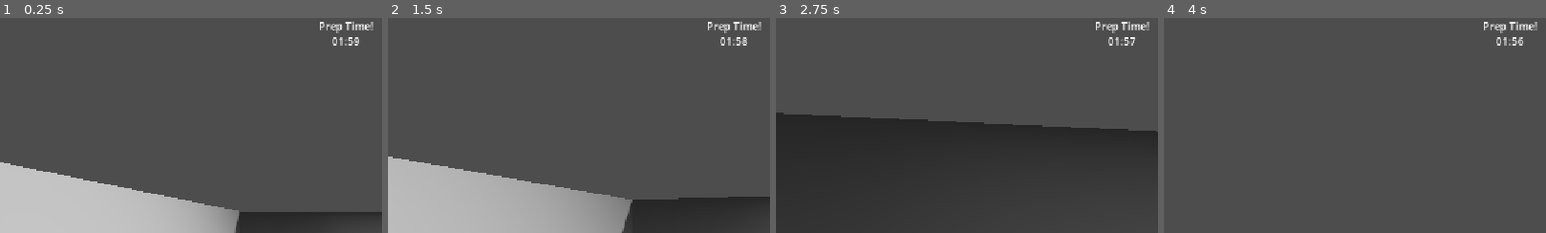
Above: before the commit, frames 1-4 (left to right).
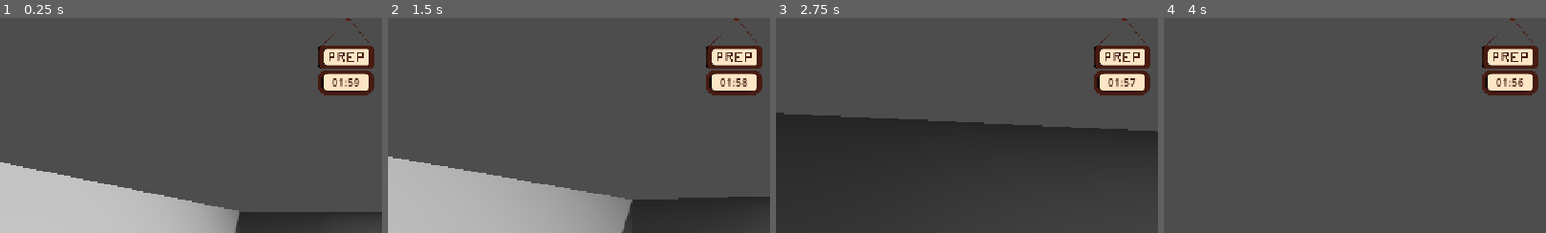
Above: after the commit, the same moments.

Repository: AlexLietha/Slacker
Game: Godot game, scene res://Scenes/test.tscn
The game is run twice, just before and just after one commit, with the same random seed, the same clock (stepped at 60 frames per second) and the same inputs.
Inputs (mouse positions are % of the whole screen's width and height, from its top left):
- Up to frame 1 (0.25 s): no input
- Up to frame 2 (1.5 s): tap Enter (ui_accept) at 0.5, 0.77 s; move the mouse to (55, 50) at 0.52 s; hold W (moveForward) from 0.53 s (still down); right-click (55, 50) at 0.6 s; move the mouse to (45, 50) at 1.27 s; tap E (interact) at 1.35 s
- Up to frame 3 (2.75 s): keep holding W (moveForward); tap Enter (ui_accept) at 1.52 s; move the mouse to (52, 48) at 2.02 s; tap ` (reassignRoles) at 2.1 s
- Up to frame 4 (4 s): keep holding W (moveForward); move the mouse to (49, 52) at 2.77 s; right-click (49, 52) at 2.85 s; tap Enter (ui_accept) at 3.02, 3.5, 3.77 s; move the mouse to (57, 51) at 3.52 s; tap E (interact) at 3.6 s
The pictures show only the part of the screen within x 5-55%, y 0-50%; the shares and areas given below are measured in that part.

The runs differ from the first frame. In frame 1, 3.7% of the frame differs, in the area x 83-98%, y 0-36%; in frame 2, 3.8%; in frame 3, 3.7%; in frame 4, 3.7%.

Commit message:
Updated the timer to use the new UI assets
Highly recommend fixing the code later future aidan

Diff:
--- a/slacker/Scripts/round_timer.gd
+++ b/slacker/Scripts/round_timer.gd
@@ -4,9 +4,11 @@
 #		Please do a state machine for the rounds instead
 #		- xoxo pookie bear aidan
 
-@onready var clock = $"../Clock"
+@onready var clock = $"../ClockUI/Clock"
 @onready var round_title = $"../Round Title"
 @onready var timer = $"."
+@onready var prep_sign = $"../PrepSign"
+@onready var open_sign = $"../OpenSign"
 
 @export var round_name = ["Prep Time!", "Get to Work!"]
 @export var round_time = [120,480]
@@ -22,17 +24,19 @@
 	var second = int(time_left) % 60
 	return [minute, second]
 
-func set_round_name(name):
-	round_title.text = name
+#func set_round_name(name):
+	#round_title.text = name
 
 func get_round_name():
 	return round_title.text
 
 func set_next_round():
-	set_round_name(round_name[round_num])
+	#set_round_name(round_name[round_num])
 	timer.start(round_time[round_num])
 	if round_num == 1:
 		OrderSpawner.StartSpawningOrder()
+		prep_sign.hide()
+		open_sign.show()
 	round_num += 1
 
 func _process(delta):
--- a/slacker/UI/TimerUI.tscn
+++ b/slacker/UI/TimerUI.tscn
@@ -1,6 +1,9 @@
 [gd_scene format=3 uid="uid://d22fn703npu4r"]
 
 [ext_resource type="Script" uid="uid://cw0gg0ysw8vax" path="res://Scripts/round_timer.gd" id="1_e887x"]
+[ext_resource type="Texture2D" uid="uid://cn3emvwfnr4s3" path="res://UI/timer_v1.png" id="1_unr6p"]
+[ext_resource type="Texture2D" uid="uid://bv4s2xaw7vbhl" path="res://UI/open_sign_v1.png" id="2_qr5el"]
+[ext_resource type="Texture2D" uid="uid://cmgnxv13cvxy5" path="res://UI/prep_sign_v1.png" id="3_eaqiy"]
 
 [node name="TimerUI" type="Control" unique_id=1773043747]
 layout_mode = 3
@@ -10,10 +13,40 @@
 grow_horizontal = 2
 grow_vertical = 2
 
+[node name="ClockUI" type="TextureRect" parent="." unique_id=1047014232]
+layout_mode = 1
+anchors_preset = 5
+anchor_left = 0.5
+anchor_right = 0.5
+offset_left = -42.0
+offset_top = 78.0
+offset_right = 43.0
+offset_bottom = 118.0
+grow_horizontal = 2
+texture = ExtResource("1_unr6p")
+expand_mode = 1
+stretch_mode = 4
+
+[node name="Clock" type="Label" parent="ClockUI" unique_id=791024713]
+layout_mode = 1
+anchors_preset = 5
+anchor_left = 0.5
+anchor_right = 0.5
+offset_left = -21.5
+offset_top = 7.0
+offset_right = 20.5
+offset_bottom = 30.0
+grow_horizontal = 2
+theme_override_colors/font_color = Color(0.2784314, 0.105882354, 0.06666667, 1)
+text = "00:00"
+horizontal_alignment = 1
+vertical_alignment = 1
+
 [node name="Timer" type="Timer" parent="." unique_id=1553168828]
 script = ExtResource("1_e887x")
 
 [node name="Round Title" type="Label" parent="." unique_id=513478503]
+visible = false
 layout_mode = 1
 anchors_preset = 5
 anchor_left = 0.5
@@ -25,16 +58,28 @@
 text = "Round Name"
 horizontal_alignment = 1
 
-[node name="Clock" type="Label" parent="." unique_id=791024713]
+[node name="OpenSign" type="TextureRect" parent="." unique_id=1376146018]
 layout_mode = 1
 anchors_preset = 5
 anchor_left = 0.5
 anchor_right = 0.5
-offset_left = -20.0
-offset_top = 23.0
-offset_right = 20.0
-offset_bottom = 46.0
+offset_left = -42.5
+offset_right = 42.5
+offset_bottom = 85.0
 grow_horizontal = 2
-text = "00:00"
-horizontal_alignment = 1
-vertical_alignment = 1
+texture = ExtResource("2_qr5el")
+expand_mode = 1
+stretch_mode = 4
+
+[node name="PrepSign" type="TextureRect" parent="." unique_id=125862960]
+layout_mode = 1
+anchors_preset = 5
+anchor_left = 0.5
+anchor_right = 0.5
+offset_left = -42.5
+offset_right = 42.5
+offset_bottom = 85.0
+grow_horizontal = 2
+texture = ExtResource("3_eaqiy")
+expand_mode = 1
+stretch_mode = 4
--- a/slacker/environmentmodelscenes/shelf.tscn
+++ b/slacker/environmentmodelscenes/shelf.tscn
@@ -1,34 +1,40 @@
 [gd_scene format=3 uid="uid://mrbh1vscglx7"]
 
 [ext_resource type="PackedScene" uid="uid://dj300s48akkxb" path="res://models/environment assets/shelf_a.fbx" id="1_pj5l3"]
-[ext_resource type="Material" uid="uid://7g1p7xighxpe" path="res://Scenes/environmentmodelscenes/worktablebasematerial.tres" id="2_6rx2y"]
-[ext_resource type="Material" uid="uid://b4lk6dw40se6f" path="res://Scenes/environmentmodelscenes/basewhite.tres" id="3_kp0jx"]
+[ext_resource type="Material" uid="uid://7g1p7xighxpe" path="res://environmentmodelscenes/worktablebasematerial.tres" id="2_6rx2y"]
+[ext_resource type="Material" uid="uid://b4lk6dw40se6f" path="res://environmentmodelscenes/basewhite.tres" id="3_kp0jx"]
+
+[sub_resource type="BoxShape3D" id="BoxShape3D_cx7oh"]
 
 [node name="shelf_a" unique_id=249047160 instance=ExtResource("1_pj5l3")]
 
-[node name="storage shelf" parent="." index="0" unique_id=919655987]
+[node name="storage shelf" parent="." index="0" unique_id=466891289]
 material_override = ExtResource("2_6rx2y")
 
-[node name="Cube_009" parent="storage shelf" index="0" unique_id=814207470]
+[node name="CollisionShape3D" type="CollisionShape3D" parent="storage shelf" index="0" unique_id=217357504]
+transform = Transform3D(0.01, 0, 0, 0, 0, -0.01, 0, 0.01, 0, 0, 0.0013366336, 0.0058399606)
+shape = SubResource("BoxShape3D_cx7oh")
+
+[node name="Cube_009" parent="storage shelf" index="1" unique_id=2011407282]
 material_override = ExtResource("2_6rx2y")
 
-[node name="Cube_010" parent="storage shelf" index="1" unique_id=712546340]
+[node name="Cube_010" parent="storage shelf" index="2" unique_id=2115818723]
 material_override = ExtResource("2_6rx2y")
 
-[node name="Cube_011" parent="storage shelf" index="2" unique_id=166250327]
+[node name="Cube_011" parent="storage shelf" index="3" unique_id=963509713]
 material_override = ExtResource("2_6rx2y")
 
-[node name="Cube_012" parent="storage shelf" index="3" unique_id=874789088]
+[node name="Cube_012" parent="storage shelf" index="4" unique_id=2024689409]
 material_override = ExtResource("2_6rx2y")
 
-[node name="Cylinder_008" parent="storage shelf" index="4" unique_id=1547287512]
+[node name="Cylinder_008" parent="storage shelf" index="5" unique_id=1388212930]
 material_override = ExtResource("3_kp0jx")
 
-[node name="Cylinder_009" parent="storage shelf" index="5" unique_id=75499602]
+[node name="Cylinder_009" parent="storage shelf" index="6" unique_id=454922688]
 material_override = ExtResource("3_kp0jx")
 
-[node name="Cylinder_010" parent="storage shelf" index="6" unique_id=1402380398]
+[node name="Cylinder_010" parent="storage shelf" index="7" unique_id=1761750336]
 material_override = ExtResource("3_kp0jx")
 
-[node name="Cylinder_011" parent="storage shelf" index="7" unique_id=1608834909]
+[node name="Cylinder_011" parent="storage shelf" index="8" unique_id=944440213]
 material_override = ExtResource("3_kp0jx")
Binary file added: slacker/UI/open_sign_v1.png
Not shown, added: slacker/UI/open_sign_v1.png.import
Binary file added: slacker/UI/prep_sign_v1.png
Not shown, added: slacker/UI/prep_sign_v1.png.import
Binary file added: slacker/UI/timer_v1.png
Not shown, added: slacker/UI/timer_v1.png.import
